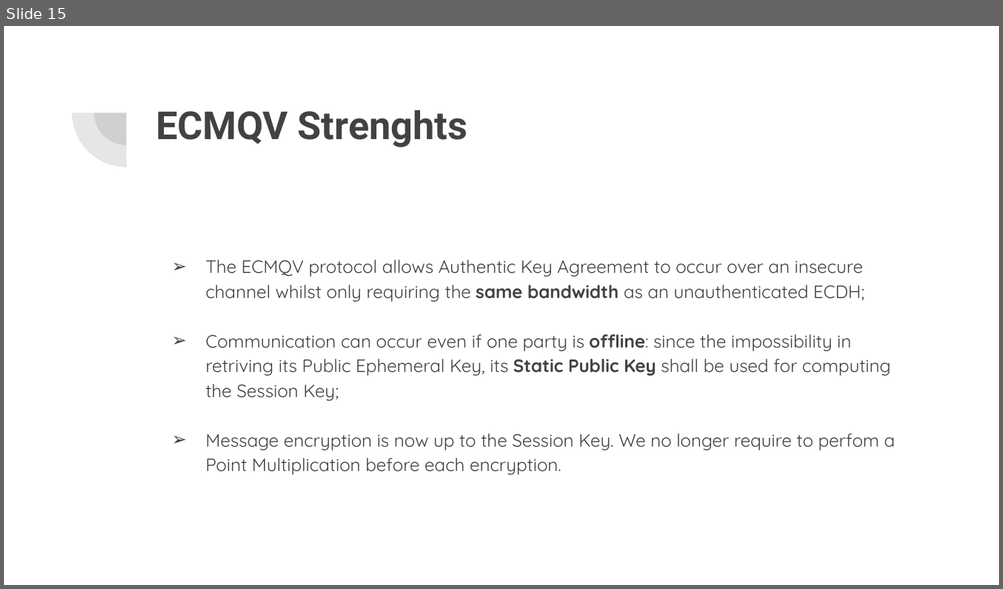
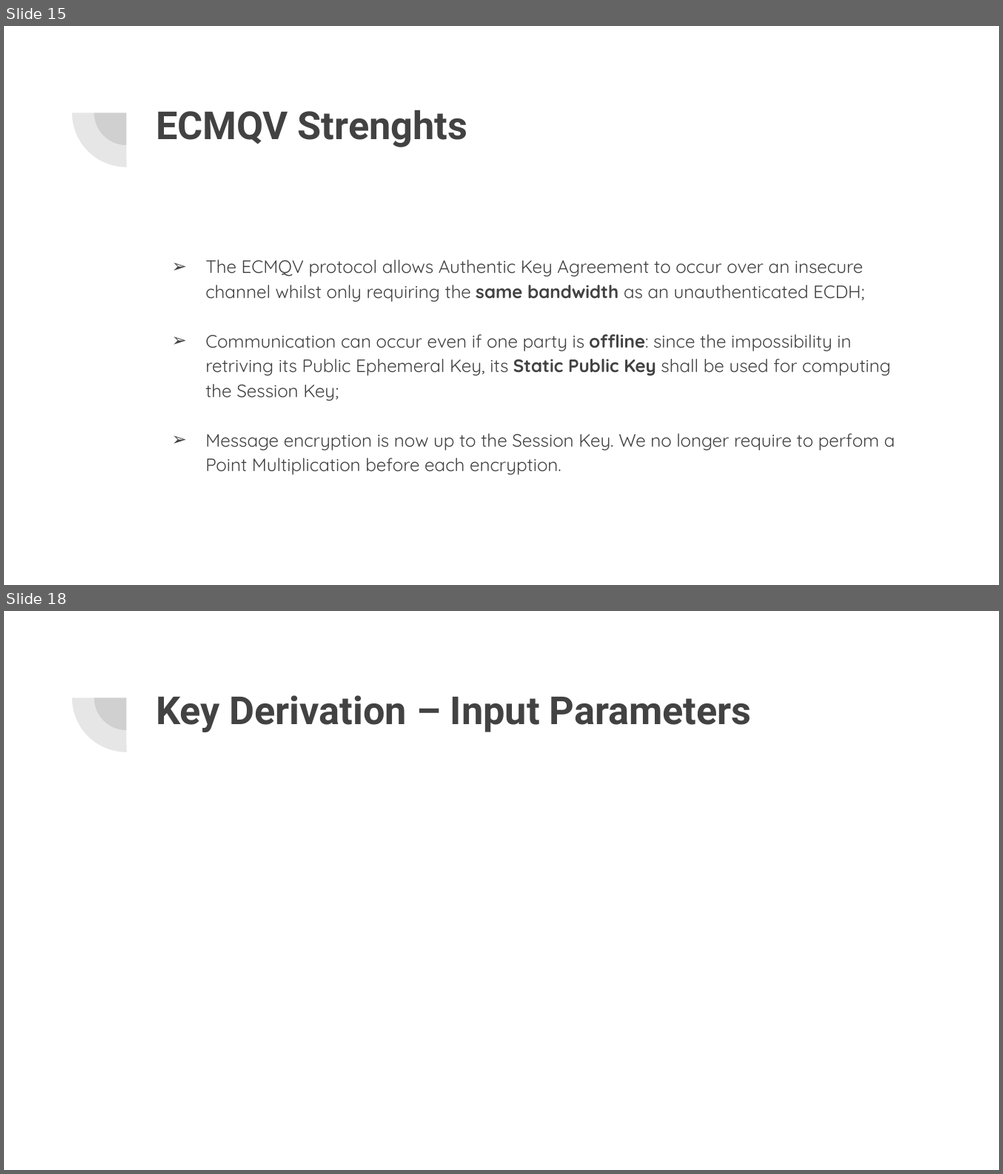
Before and after one commit to Mark692/ECC-Java, a slide deck: ECMQV.pptx. Shown one above the other, each under a label of ours: slide 15 before the commit, slides 15 and 18 after it; the slides between them are not shown. The pictures are 1003x589 and 1003x1174 pixels, drawn with LibreOffice and Linux fonts; fonts in the diff are those of the drawing; grey boxes stand for pictures. Boxes give left, top, right and bottom in pixels: in the first picture for what was removed or moved away, otherwise in the second. Text is boxed around its words. In the diff, an @@ line names an element or a change of style, - is before the commit and + after.

```diff
--- a/ECMQV.pptx
+++ b/ECMQV.pptx
@@ slide 18 added at (4, 611, 999, 1170), background #FFFFFF; not listed: 2 template elements that a slide beside it also shows @@
@@ title added at (156, 695, 751, 732), 28 pt, text #424242, bold @@
+Key Derivation – Input Parameters
```
Also in this commit, not shown: 2 slides changed, 20 other slides added, 2 slides removed.
